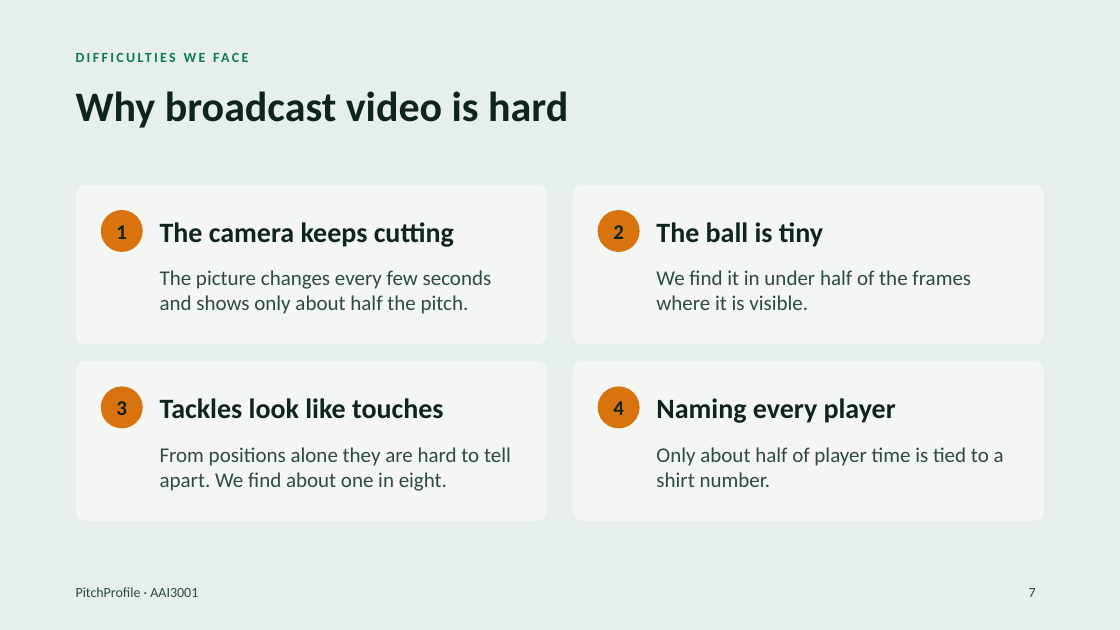
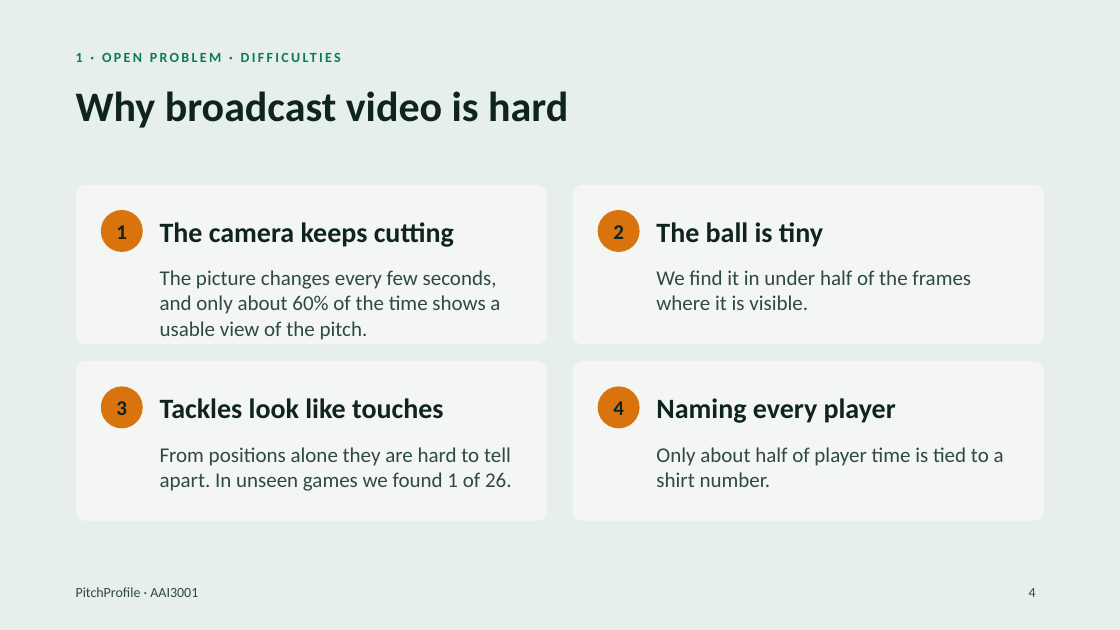
Before and after one commit to havochadi/AIFootballProfiler, a slide deck: slide 4 of Documentation/PitchProfile_Presentation.pptx (slide 7 before the commit). Drawn at 1120x630 pixels with LibreOffice and Linux fonts; fonts in the diff are those of the drawing. Boxes give left, top, right and bottom in pixels: in the first picture for what was removed or moved away, otherwise in the second. Text is boxed around its words. In the diff, an @@ line names an element or a change of style, - is before the commit and + after.

```diff
--- a/Documentation/PitchProfile_Presentation.pptx
+++ b/Documentation/PitchProfile_Presentation.pptx
@@ text at (76,53,83,62): text changed @@
-DIFFICULTIES WE FACE
+1 · OPEN PROBLEM · DIFFICULTIES
@@ text at (160,270,500,340): text changed @@
-The picture changes every few seconds and shows only about half the pitch.
+The picture changes every few seconds, and only about 60% of the time shows a usable view of the pitch.
@@ text at (160,447,512,491): text changed @@
-From positions alone they are hard to tell apart. We find about one in eight.
+From positions alone they are hard to tell apart. In unseen games we found 1 of 26.
@@ page number at (1029,588,1036,597): text changed @@
-7
+4
```
Also in this commit, not shown: 4 other slides changed, 28 slides added, 2 slides removed, 1 other file.
